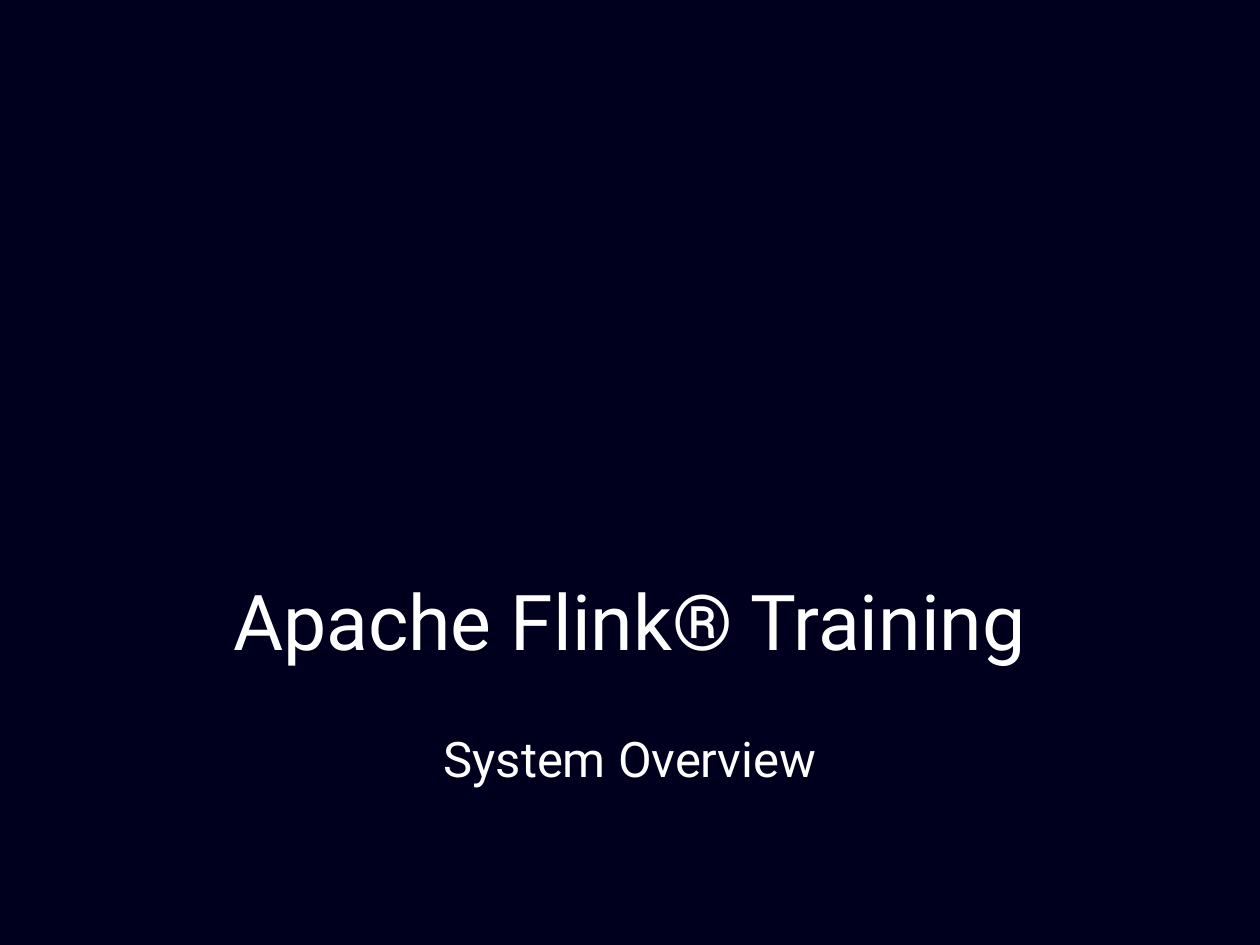
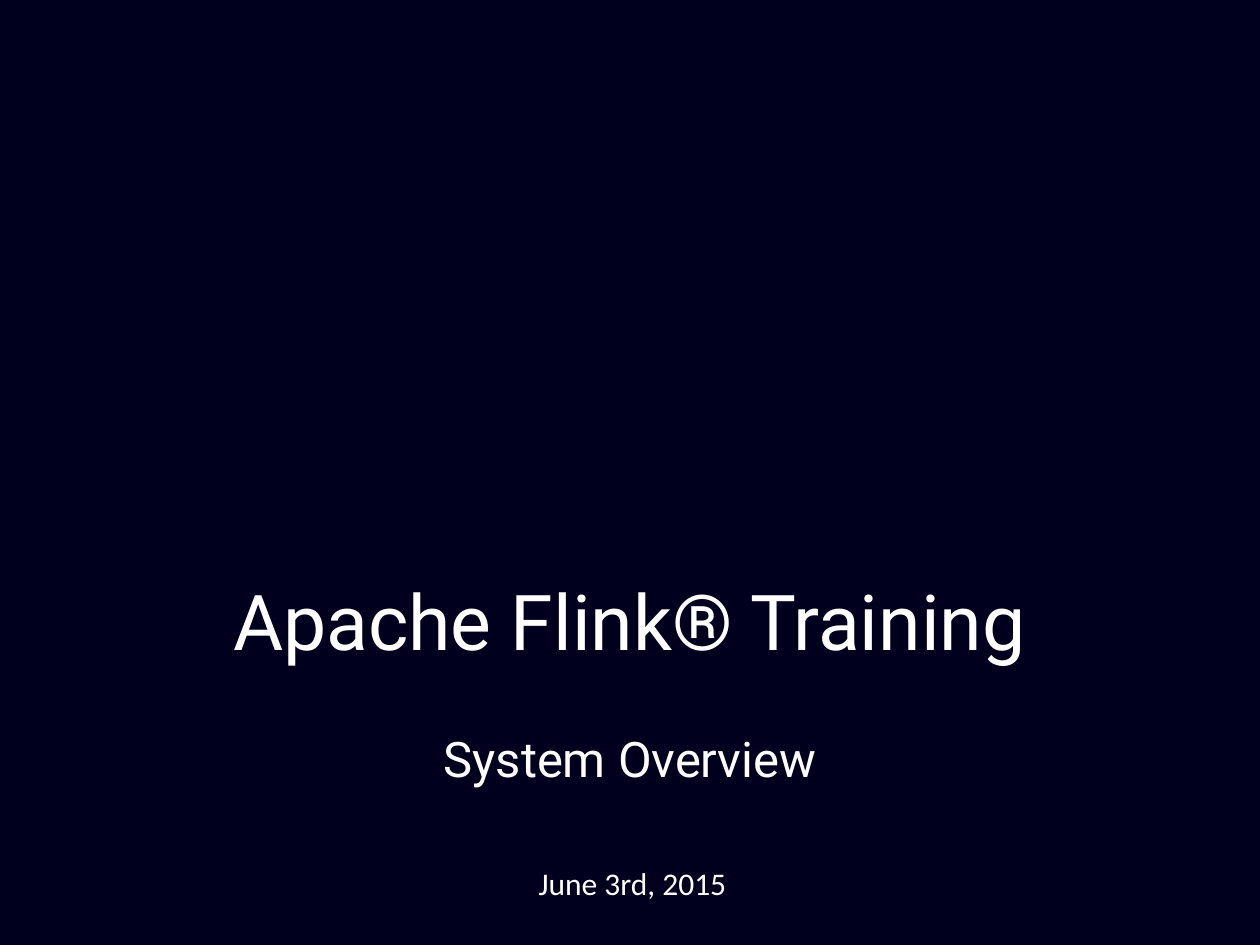
Before and after one commit to dataArtisans/flink-training-web, a slide deck: slide 1 of slides/flink_overview.pptx. Drawn at 1260x945 pixels with LibreOffice and Linux fonts; fonts in the diff are those of the drawing; background and template pictures are left out. Boxes give left, top, right and bottom in pixels: in the first picture for what was removed or moved away, otherwise in the second. Text is boxed around its words. In the diff, an @@ line names an element or a change of style, - is before the commit and + after.

```diff
--- a/slides/flink_overview.pptx
+++ b/slides/flink_overview.pptx
@@ text added at [539, 873, 726, 899], 18 pt, text #FFFFFF @@
+June 3rd, 2015
```
Also in this commit, not shown: 1 other slide changed, 5 other files.
